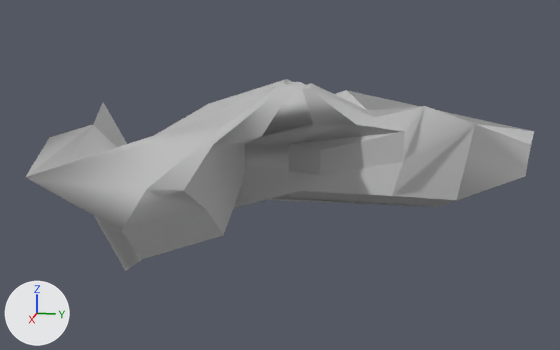
Before and after pictures for a commit that changed the FBX model Assets/3D Models/islandshape.fbx.
Camera for both pictures: a camera (50 mm lens) standing at (1.784, 0.445, 0.423) and looking at (-0.441, 0.0, -0.133). Lighting does not change. The marker at lower left points along +X, +Y and +Z. Where no turn or scale is listed for an object, it has been applied to the vertices.

The scene before the commit, as lines of its bpy script (objects in view):
```python
me_mesh = bpy.data.meshes.new('Mesh')
me_mesh.from_pydata(...)  # 66 vertices, 81 faces; spans x -0.4..0.7, y -0.77..0.76, z -0.5..0.15
me_mesh.materials.append(mat_lambert1)  # grey #bcbcbc
ob_islandshape = bpy.data.objects.new('islandShape', me_mesh)
ob_islandshape.location = (-0.579, 0.0, 0.0)
```
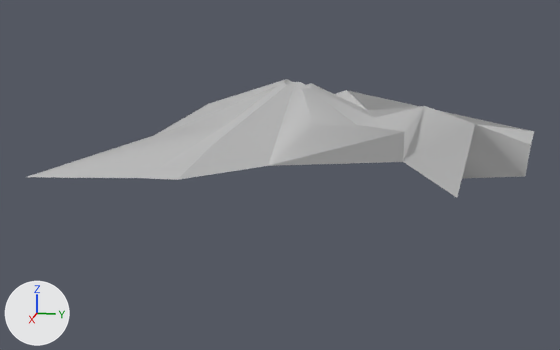
Commit message: fit islandshape

What differs and where, as boxes (x1, y1, x2, y2) in the pictures (560 x 350 px):
'islandShape', reshaped (38% shorter)
    before: (26, 79, 534, 271)
    after: (28, 79, 534, 197)
part 1 of me_mesh, cut back
    before: (26, 97, 525, 271)
    after: (28, 97, 525, 197)

What the commit changed:
me_mesh is used by ob_islandshape; location (-0.579, 0.0, 0.0).
me_mesh had 66 vertices, 81 faces and spanned x -0.4..0.7, y -0.77..0.76, z -0.5..0.15.
me_mesh now has 44 vertices, 47 faces and spans x -0.4..0.52, y -0.62..0.76, z -0.17..0.15.
Part 1, on me_mesh:
27 vertices are removed from x -0.13..0.7, y -0.77..0.52, z -0.5..0.07.
43 faces are deleted.
5 vertices are added at (0.18, 0.52, -0.17), (-0.04, 0.47, -0.17), (0.32, 0.0, -0.06), (0.52, -0.19, -0.06), (0.52, -0.29, -0.06).
9 new faces join them.
